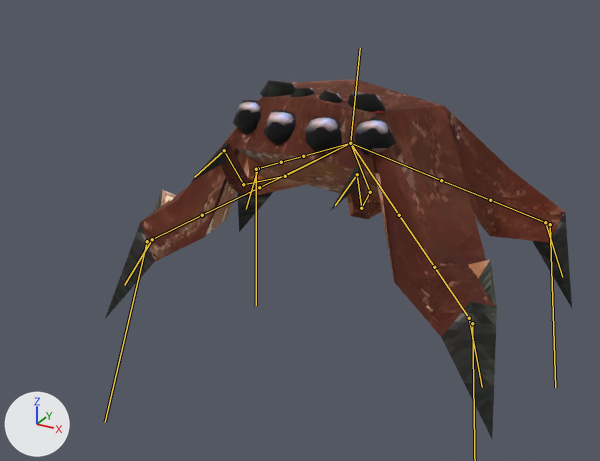
Renders of the glTF model area_43/entities/models/face_spider.gltf from each side of a commit.
One viewpoint serves both versions: a camera (50 mm lens) standing at (3.66, -7.79, 4.86) and looking at (-0.25, -0.67, 1.3). The lights are fixed; the arrows at lower left show +X, +Y and +Z. Both versions are drawn at frame 15 of the action 'pounce'; the numbers are the values there. The bones that bend it are drawn over the model as lines.
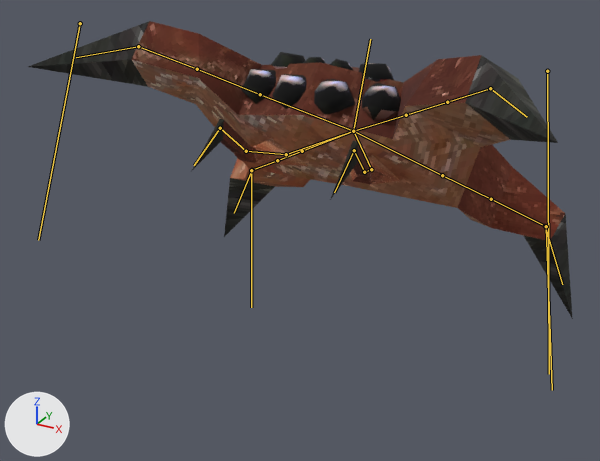
Pixel boxes (x1, y1, x2, y2) of what changed, in the pictures (600 x 461 px):
'Sphere', posed (17% wider, 17% shorter): before (105, 79, 572, 438); after (28, 21, 573, 319)
bone 'Root', root to tip: before (350, 143) to (360, 48); after (353, 131) to (370, 39)
bone 'Leg_Front_Hip.L', root to tip: before (350, 143) to (399, 215); after (353, 131) to (406, 115)
bone 'Leg_Back_Hip.L', root to tip: before (350, 143) to (441, 180); after (353, 131) to (442, 175)
bone 'Leg_Front_Hip.R', root to tip: before (350, 143) to (259, 187); after (353, 131) to (260, 94)
bone 'Leg_Back_Hip.R', root to tip: before (350, 143) to (303, 156); after (353, 131) to (302, 151)
bone 'Arm_Wrist.L', root to tip: before (361, 208) to (357, 174); after (364, 172) to (354, 150)
bone 'Arm_Wrist.R', root to tip: before (243, 184) to (224, 150); after (246, 151) to (220, 128)

The change in detail:
Object 'Armature' (bone_rig_object) moves from (0.0, 0.0, 1.62) to (-0.02, -0.08, 1.62).
Bone 'Root' (bone_root) moves from (0.0, 0.504, 0.0) to (0.0, 0.602, -0.195).
Bone 'Root' (bone_root) turns from (-10, 0, 0) to (-22, 0, 0) degrees about its own x, y and z.
Bone 'Leg_Front_Hip.L' (bone_leg_front_hip_l) turns from (-31, 1, 0) to (10, -1, -10) degrees about its own x, y and z.
Bone 'Leg_Back_Hip.L' (bone_leg_back_hip_l) turns from (-18, 1, 10) to (-15, 1, 10) degrees about its own x, y and z.
Bone 'Leg_Front_Hip.R' (bone_leg_front_hip_r) turns from (-31, -1, 0) to (10, 1, 11) degrees about its own x, y and z.
Bone 'Leg_Back_Hip.R' (bone_leg_back_hip_r) turns from (-18, -1, -10) to (-15, -1, -10) degrees about its own x, y and z.
Bone 'Arm_Wrist.L' (bone_arm_wrist_l) turns from (-50, 13, 15) to (-76, 24, 16) degrees about its own x, y and z.
Bone 'Arm_Wrist.R' (bone_arm_wrist_r) turns from (-50, -13, -15) to (-76, -24, -16) degrees about its own x, y and z.
